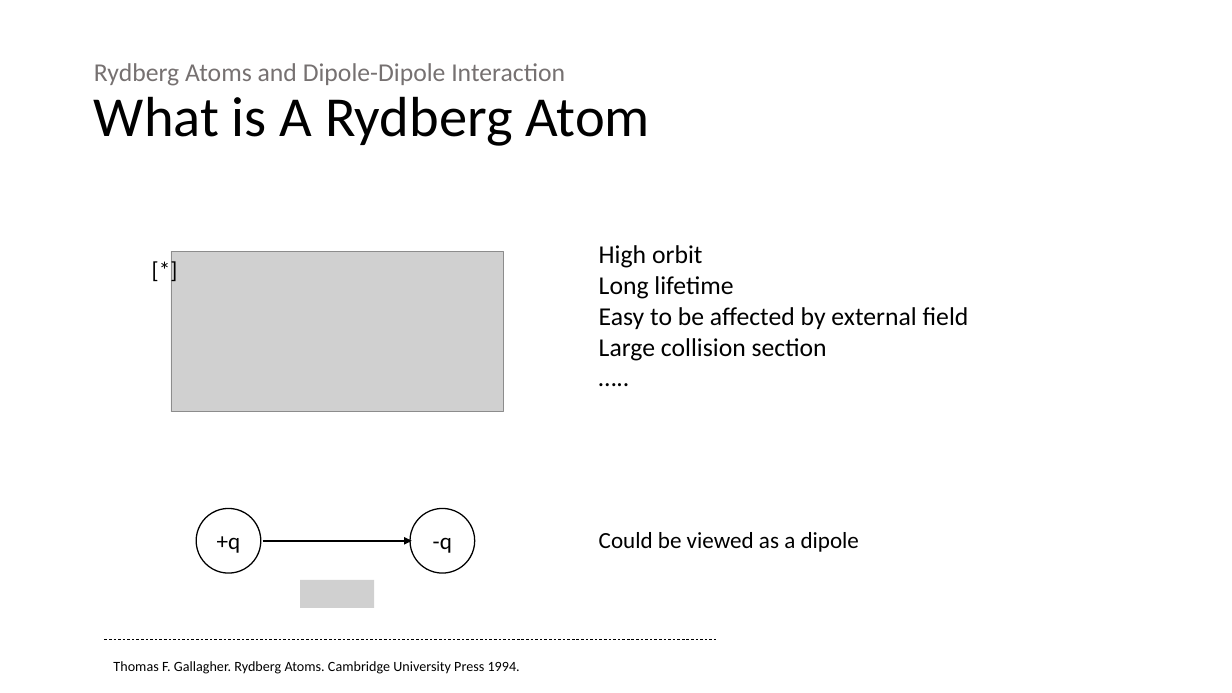
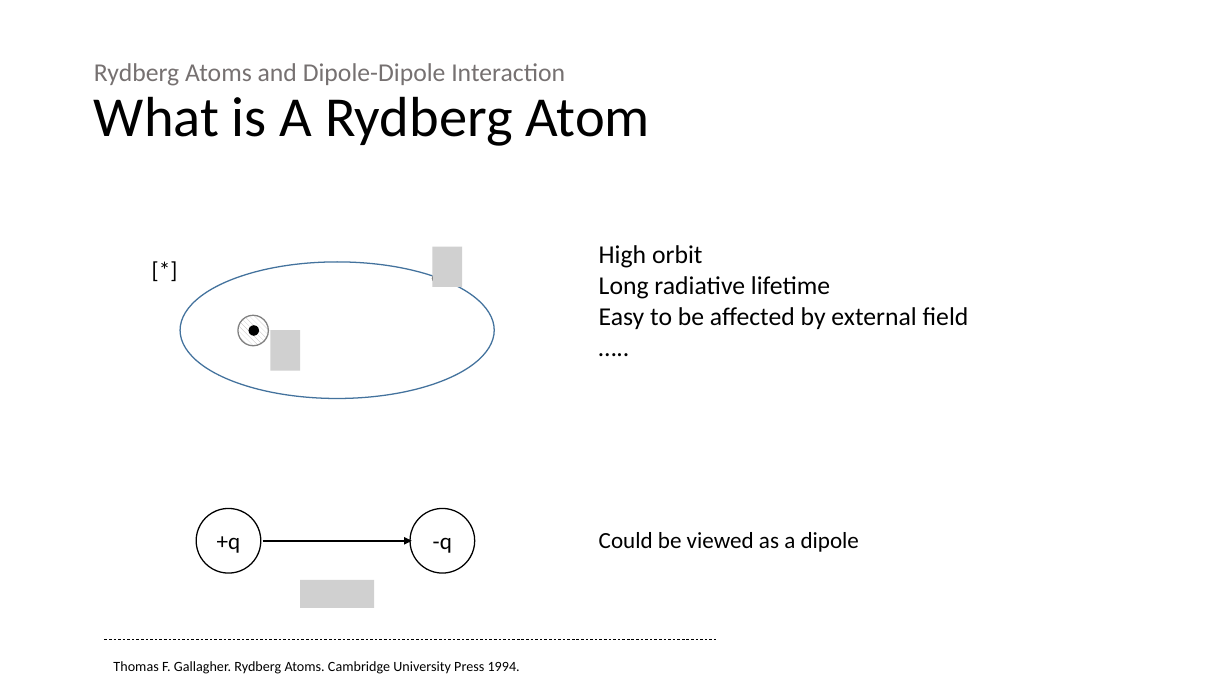
Before and after one commit to 545zhou/PHD-thesis, a slide deck: slide 3 of Presentation1.pptx. Drawn at 1232x693 pixels with LibreOffice and Linux fonts; fonts in the diff are those of the drawing; grey boxes stand for pictures. Boxes give left, top, right and bottom in pixels: in the first picture for what was removed or moved away, otherwise in the second. Text is boxed around its words. In the diff, an @@ line names an element or a change of style, - is before the commit and + after.

```diff
--- a/Presentation1.pptx
+++ b/Presentation1.pptx
@@ picture removed at box(171, 251, 504, 412) @@
@@ group added at box(180, 247, 494, 398): 4 ellipses, 2 pictures @@
@@ text at box(599, 276, 830, 299): text changed @@
-Long lifetime
+Long radiative lifetime
@@ text at box(599, 338, 827, 361): paragraph removed @@
-Large collision section
```
Also in this commit, not shown: 7 other slides changed, 1 slide added, 11 other files.
